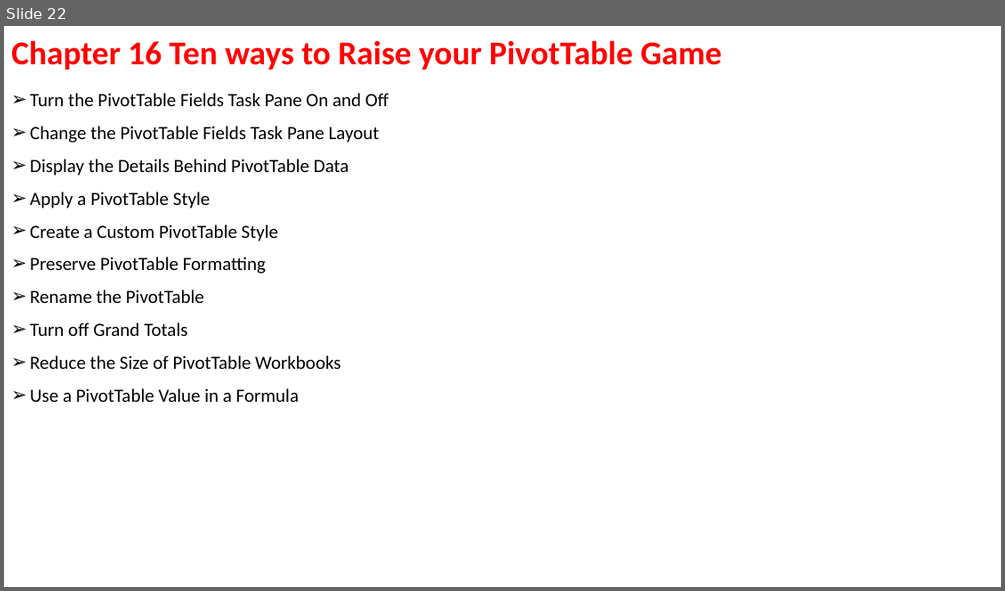
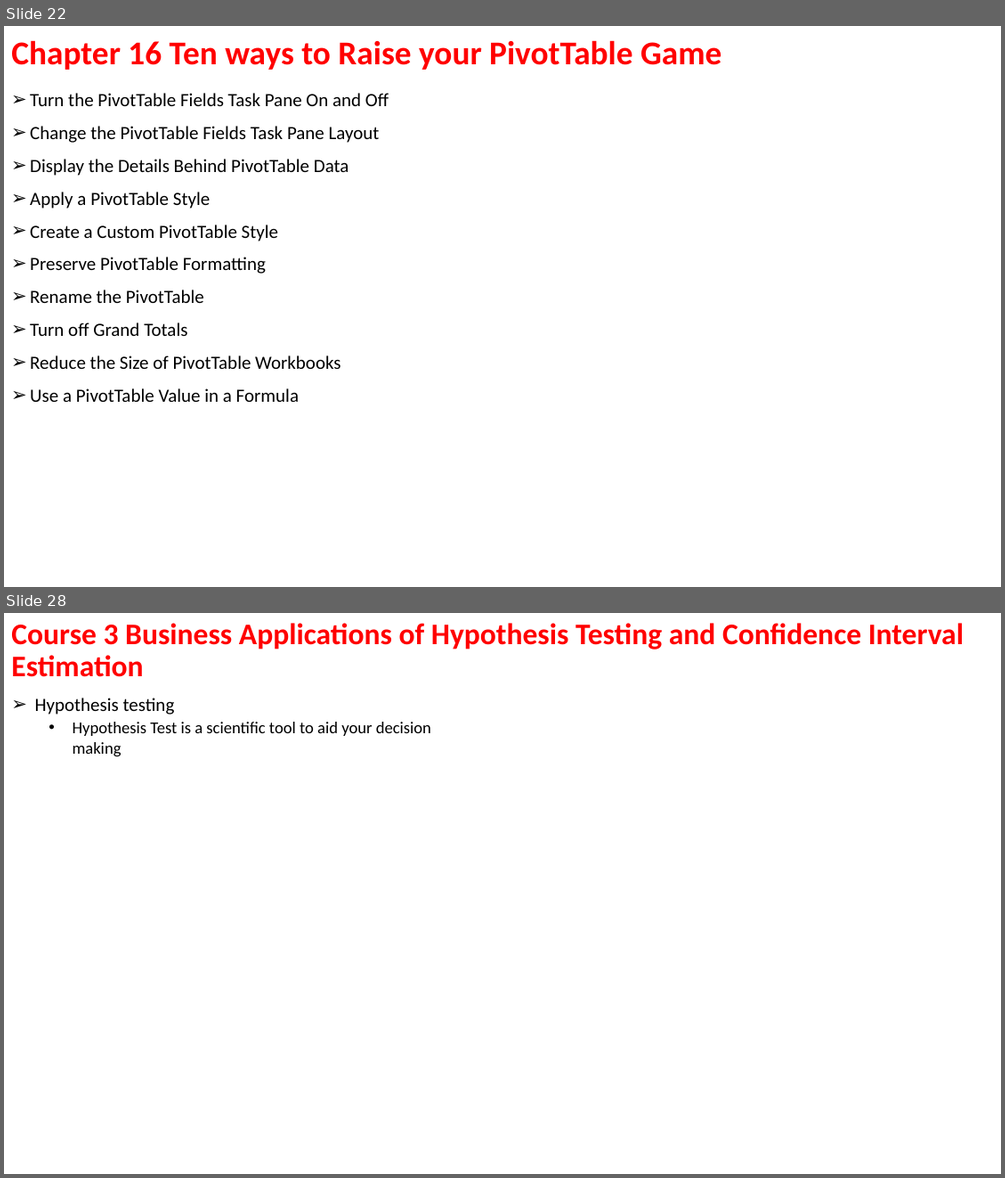
Before and after one commit to ArielMei/arielmei.github.io, a slide deck: EXCEL/ExcelDataAnalysisFD_Examples/Excel data analysis for dummies Outline.pptx. Shown one above the other, each under a label of ours: slide 22 before the commit, slides 22 and 28 after it; the slides between them are not shown. The pictures are 1005x591 and 1005x1178 pixels, drawn with LibreOffice and Linux fonts; fonts in the diff are those of the drawing. Boxes give left, top, right and bottom in pixels: in the first picture for what was removed or moved away, otherwise in the second. Text is boxed around its words. In the diff, an @@ line names an element or a change of style, - is before the commit and + after.

```diff
--- a/EXCEL/ExcelDataAnalysisFD_Examples/Excel data analysis for dummies Outline.pptx
+++ b/EXCEL/ExcelDataAnalysisFD_Examples/Excel data analysis for dummies Outline.pptx
@@ slide 28 added at (x1=4, y1=613, x2=1001, y2=1174), background #FFFFFF @@
@@ title added at (x1=11, y1=623, x2=963, y2=677), 28.8 pt, text #FF0000, bold @@
+Course 3 Business Applications of Hypothesis Testing and Confidence Interval Estimation
@@ text added at (x1=35, y1=698, x2=431, y2=756), 16 pt, text #000000 @@
+➢ Hypothesis testing
+  • Hypothesis Test is a scientific tool to aid your decision making
```
Also in this commit, not shown: 6 other slides added, 3 other files.
